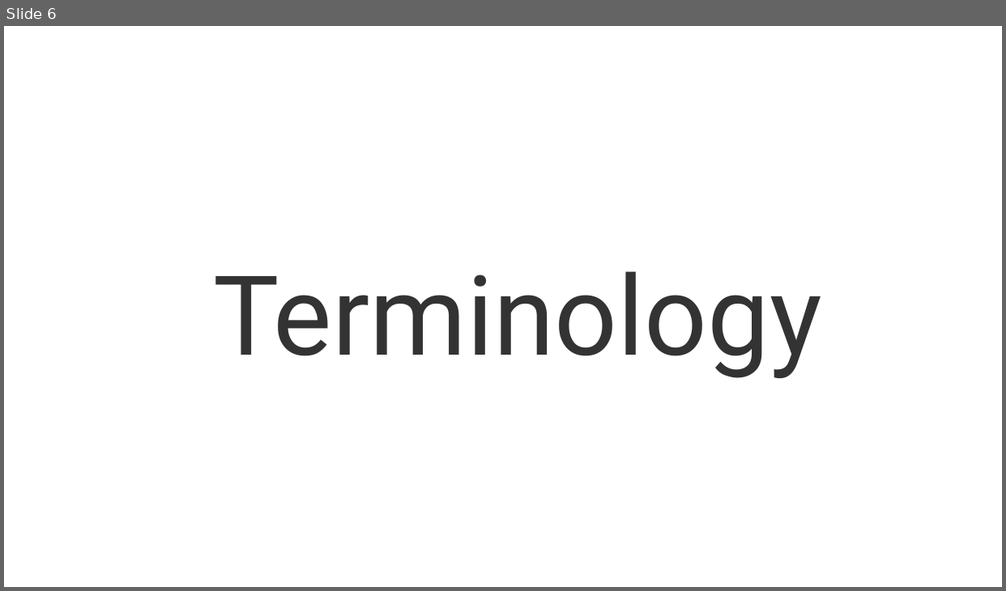
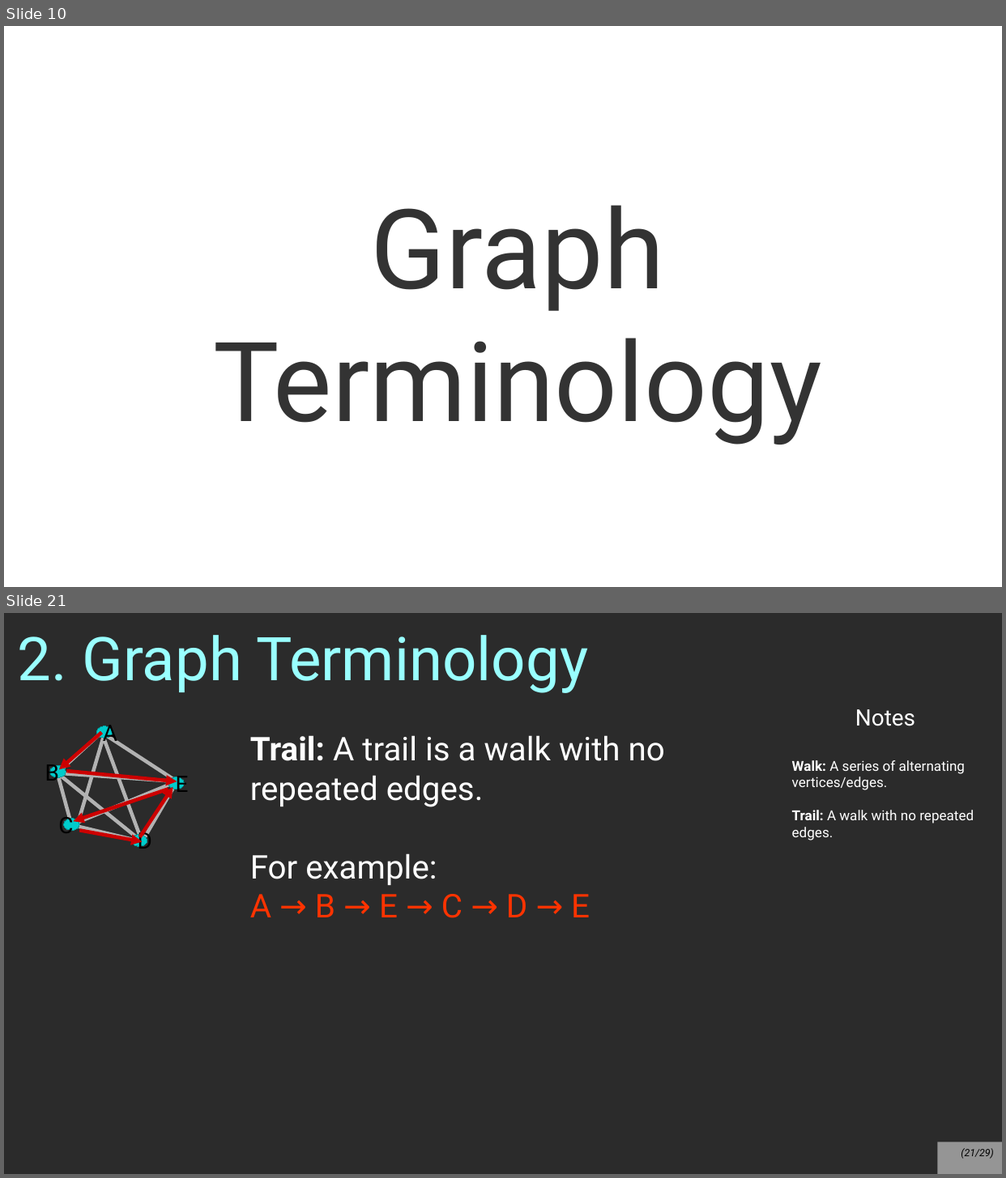
Before and after one commit to nguyenchithien/CS211-Discrete-Structures-II, a slide deck: Lectures/Lecture 7.1.odp. Shown one above the other, each under a label of ours: slide 6 before the commit, slides 10 and 21 after it; the slides between them are not shown. The pictures are 1006x591 and 1006x1178 pixels, drawn with LibreOffice and Linux fonts; fonts in the diff are those of the drawing; background and template pictures are left out; a plain dark background stands for a picture behind light text. Boxes give left, top, right and bottom in pixels: in the first picture for what was removed or moved away, otherwise in the second. Text is boxed around its words. In the diff, an @@ line names an element or a change of style, - is before the commit and + after.

```diff
--- a/Lectures/Lecture 7.1.odp
+++ b/Lectures/Lecture 7.1.odp
@@ slide 21 added at (x1=4, y1=613, x2=1002, y2=1174), background picture (left out) @@
@@ title added at (x1=18, y1=635, x2=588, y2=693), 48 pt, text #99FFFF @@
+2. Graph Terminology
@@ text added at (x1=792, y1=709, x2=974, y2=841), 11 pt, text #FFFFFF @@
+Notes
+Walk: A series of alternating vertices/edges.
+Trail: A walk with no repeated edges.
@@ text added at (x1=250, y1=735, x2=665, y2=918), 26 pt, text #FFFFFF @@
+Trail: A trail is a walk with no repeated edges.
+For example:
+A → B → E → C → D → E
@@ group added at (x1=50, y1=726, x2=184, y2=846): 10 lines, 5 ellipses, 5 arrows @@
+D
+C
+B
+E
+A
@@ page number added at (x1=938, y1=1143, x2=1002, y2=1174), fill #FFFFFF at 50% opacity, 8 pt, text #000000, italic @@
+(21/29)
@@ what was slide 6 is now slide 10 @@
@@ slide 10 changed as well @@
@@ title at (x1=213, y1=205, x2=822, y2=445): text changed @@
-Terminology
+Graph Terminology
```
Also in this commit, not shown: 1 other slide changed, 23 other slides added, 5 slides removed, 1 other file.
